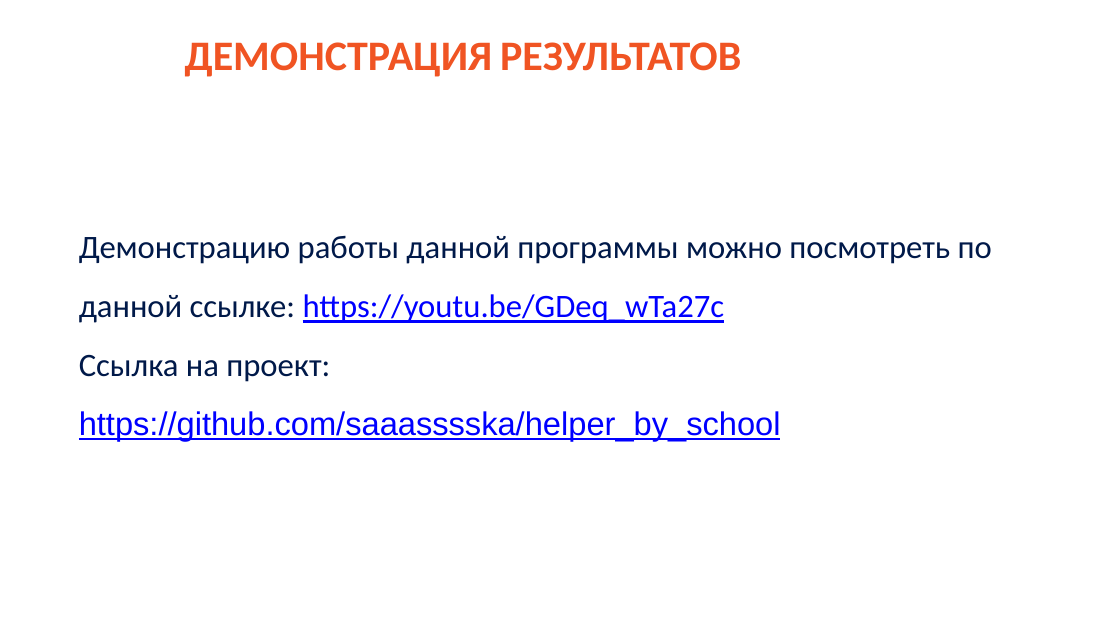
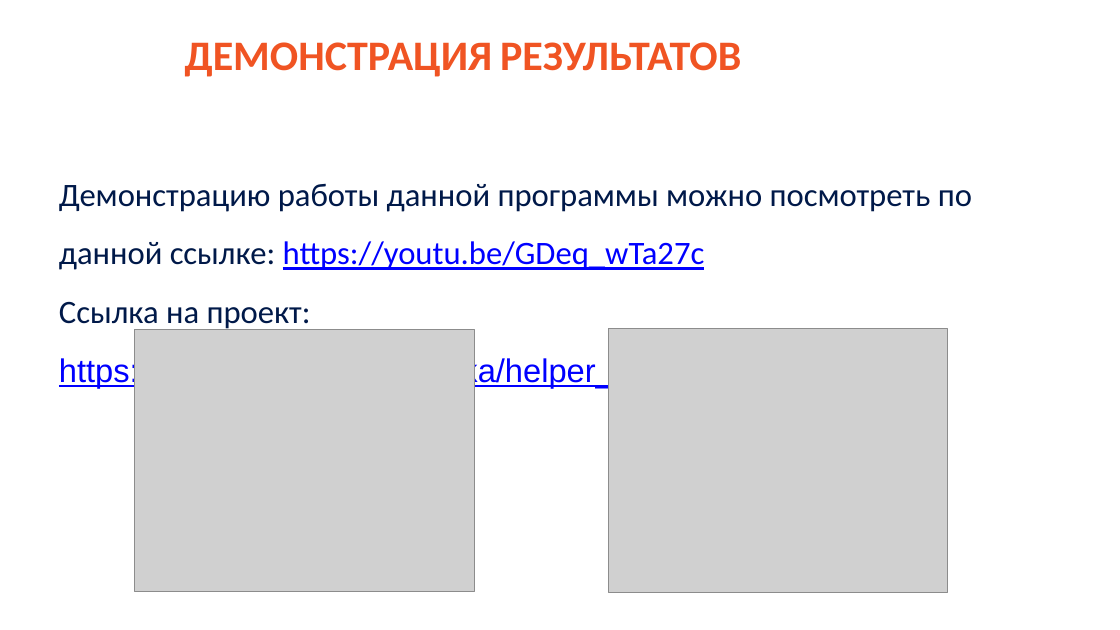
Before and after one commit to saaasssska/helper_by_school, a slide deck: slide 8 of Documentation/проект.pptx. Drawn at 1120x630 pixels with LibreOffice and Linux fonts; fonts in the diff are those of the drawing; grey boxes stand for pictures; background and template pictures are left out. Boxes give left, top, right and bottom in pixels: in the first picture for what was removed or moved away, otherwise in the second. Text is boxed around its words. In the diff, an @@ line names an element or a change of style, - is before the commit and + after.

```diff
--- a/Documentation/проект.pptx
+++ b/Documentation/проект.pptx
@@ text "Демонстрацию работы данной программы можно ..." moved from (x1=79, y1=235, x2=992, y2=441) to (x1=59, y1=184, x2=972, y2=388) @@
@@ picture added at (x1=135, y1=329, x2=475, y2=592) @@
@@ picture added at (x1=609, y1=329, x2=949, y2=592) @@
```
Also in this commit, not shown: 5 other slides changed, 14 other files.
